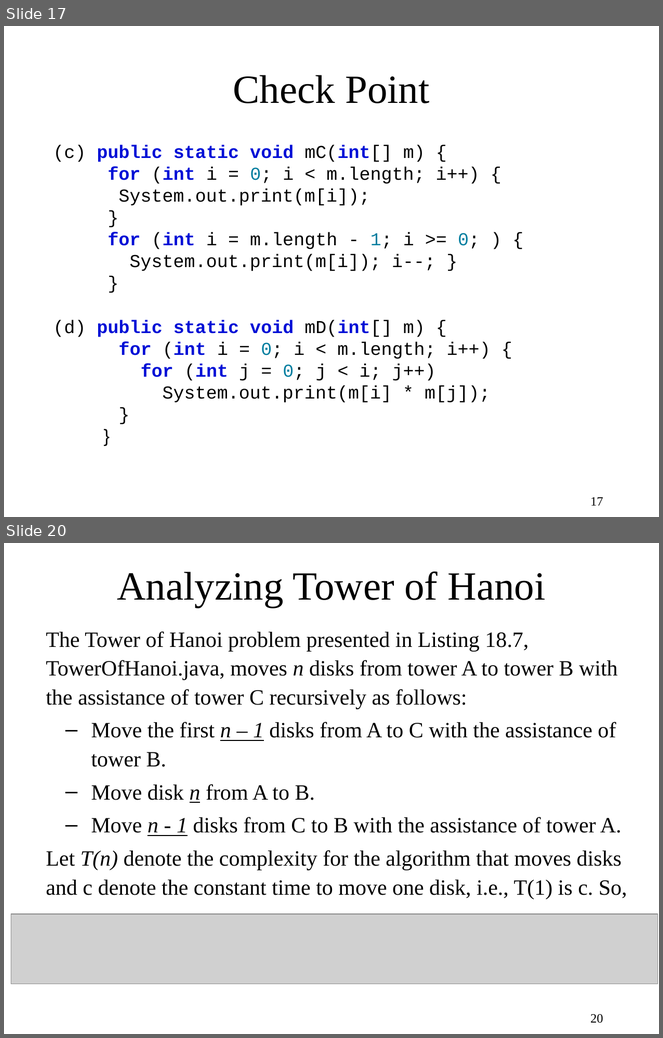
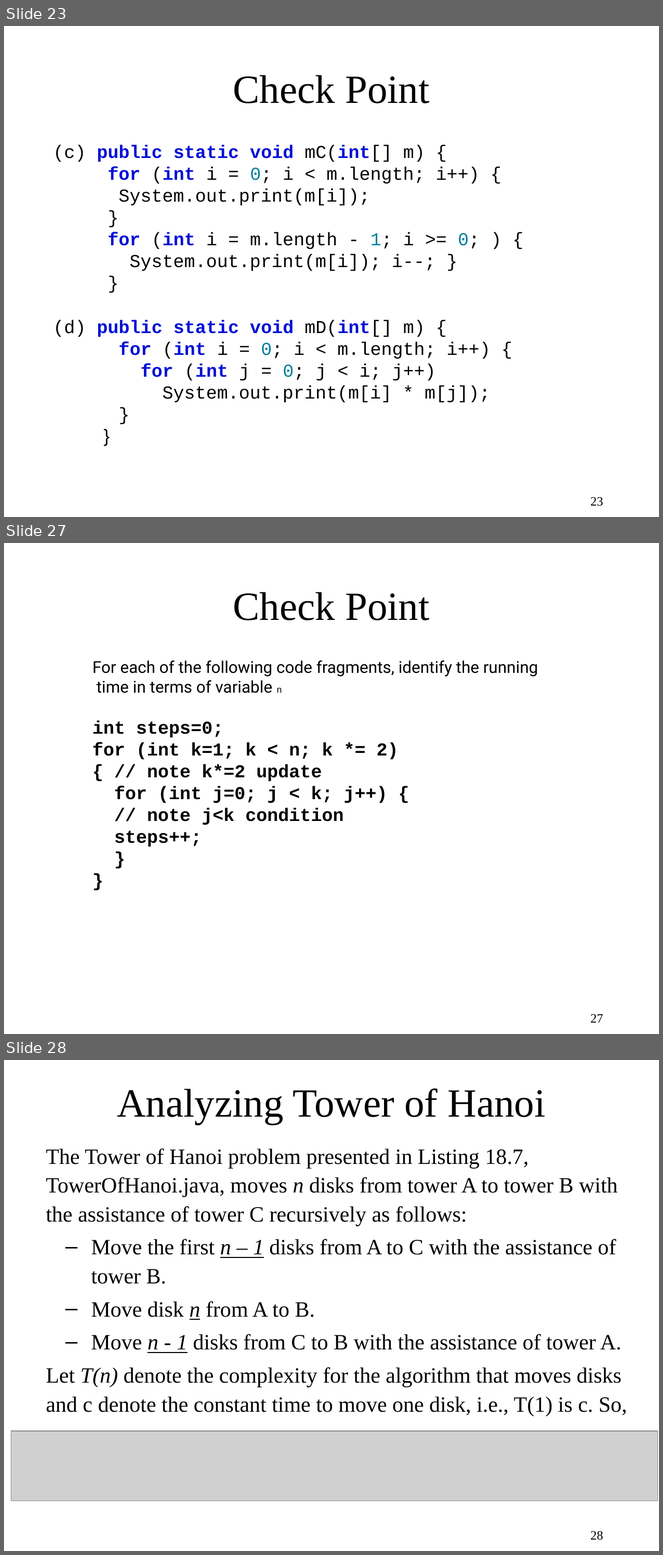
Before and after one commit to bzartoshty/bzartoshty.github.io, a slide deck: COMP182/Lectures/Lecture6/Lecture06.pptx. Shown one above the other, each under a label of ours: slides 17 and 20 before the commit, slides 23, 27 and 28 after it; the slides between them are not shown. The pictures are 663x1038 and 663x1555 pixels, drawn with LibreOffice and Linux fonts; fonts in the diff are those of the drawing; grey boxes stand for pictures. Boxes give left, top, right and bottom in pixels: in the first picture for what was removed or moved away, otherwise in the second. Text is boxed around its words. In the diff, an @@ line names an element or a change of style, - is before the commit and + after.

```diff
--- a/COMP182/Lectures/Lecture6/Lecture06.pptx
+++ b/COMP182/Lectures/Lecture6/Lecture06.pptx
@@ slide 27 added at (x1=4, y1=543, x2=659, y2=1034), background #FFFFFF @@
@@ rectangle added at (x1=21, y1=553, x2=21, y2=573), fill #FFFFFF @@
@@ title added at (x1=233, y1=592, x2=429, y2=620), 44 pt, text #000000 @@
+Check Point
@@ text added at (x1=92, y1=661, x2=538, y2=847), 20 pt, text #000000, bold @@
+For each of the following code fragments, identify the running
+time in terms of variable n.
+int steps=0;
+for (int k=1; k < n; k *= 2)
+{ // note k*=2 update
+for (int j=0; j < k; j++) {
+// note j<k condition
+steps++;
+}
+}
@@ page number added at (x1=591, y1=1014, x2=604, y2=1023), 14 pt, text #000000 @@
+27
@@ what was slide 17 is now slide 23 @@
@@ page number at (x1=591, y1=497, x2=604, y2=506): text changed @@
-17
+23
@@ what was slide 20 is now slide 28 @@
@@ page number at (x1=591, y1=1531, x2=604, y2=1540): text changed @@
-20
+28
```
Also in this commit, not shown: 1 slide changed, 7 other slides added, 1 other file.
